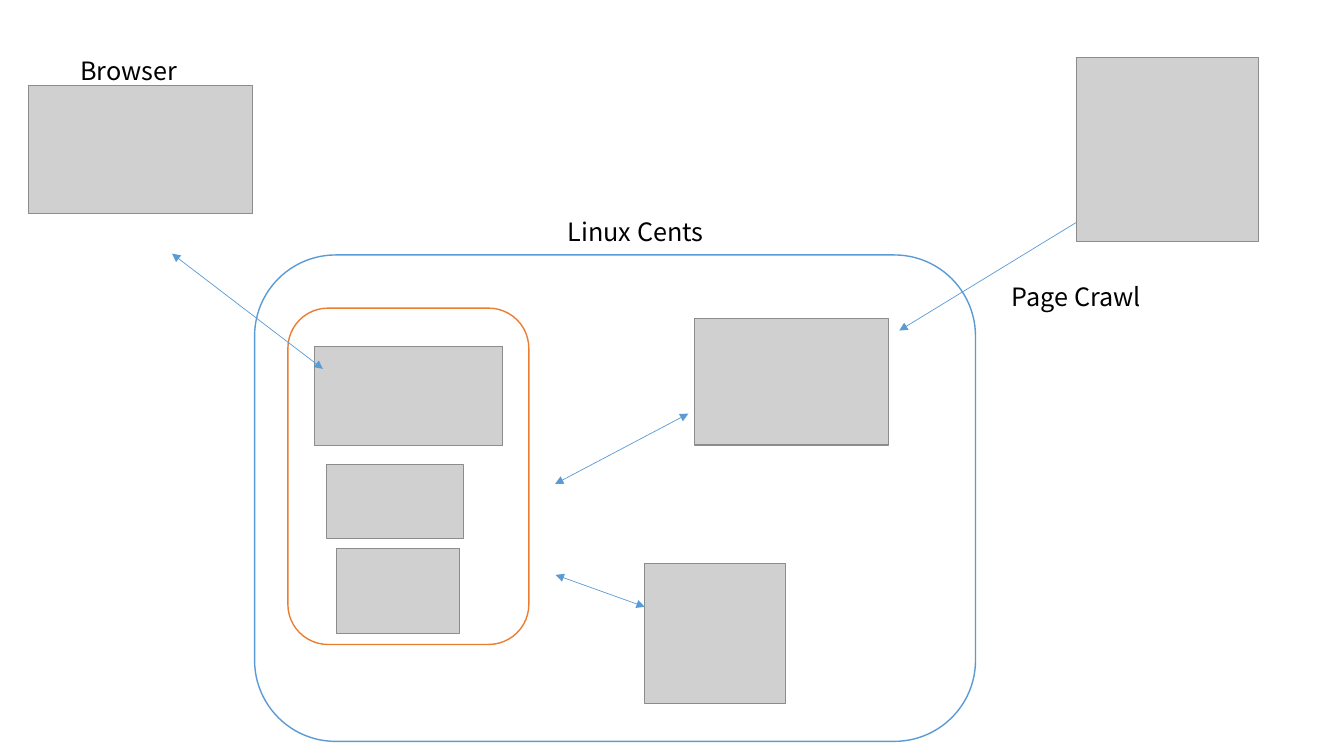
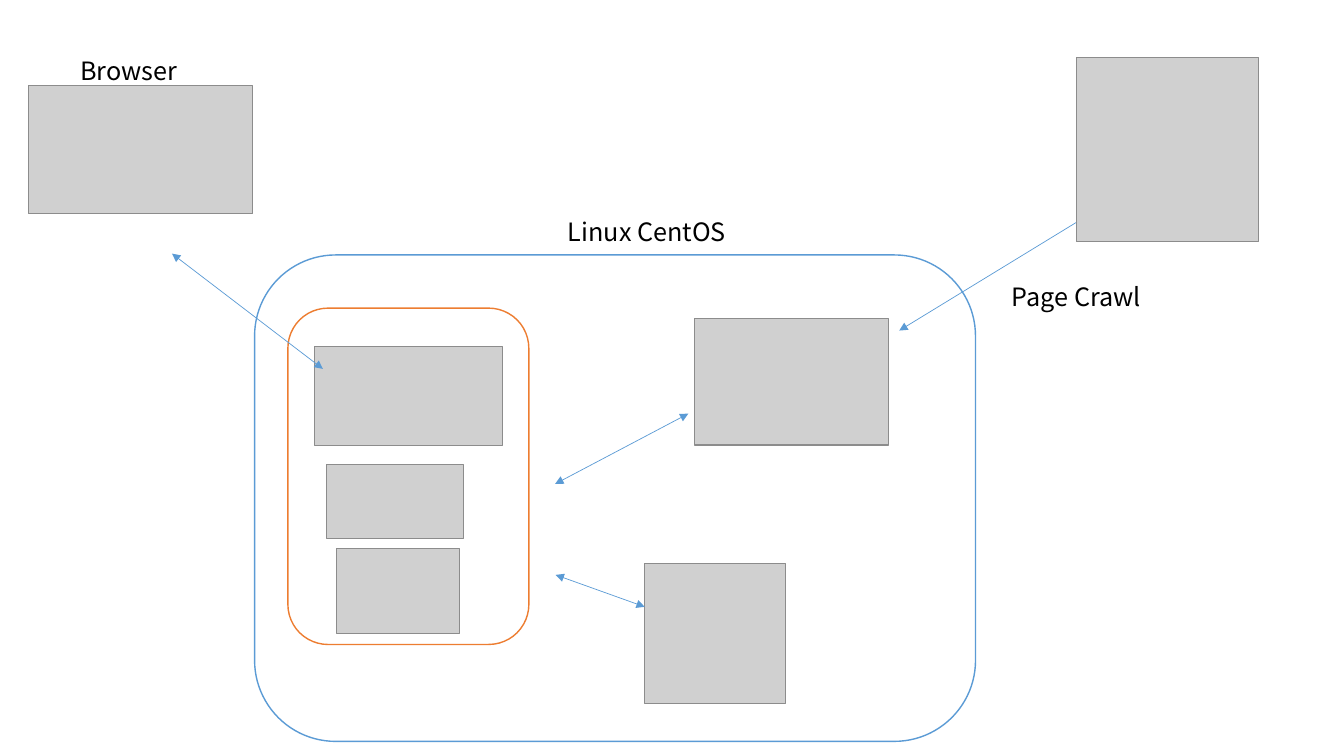
Before and after one commit to Sorarinu/ProjectP2016_F, a slide deck: slide 1 of report1/system-architecture-figure.pptx. Drawn at 1344x756 pixels with LibreOffice and Linux fonts; fonts in the diff are those of the drawing; grey boxes stand for pictures. Boxes give left, top, right and bottom in pixels: in the first picture for what was removed or moved away, otherwise in the second. Text is boxed around its words. In the diff, an @@ line names an element or a change of style, - is before the commit and + after.

```diff
--- a/report1/system-architecture-figure.pptx
+++ b/report1/system-architecture-figure.pptx
@@ text at [568, 221, 726, 242]: text changed @@
-Linux Cents
+Linux CentOS
```
Also in this commit, not shown: 5 other files.
